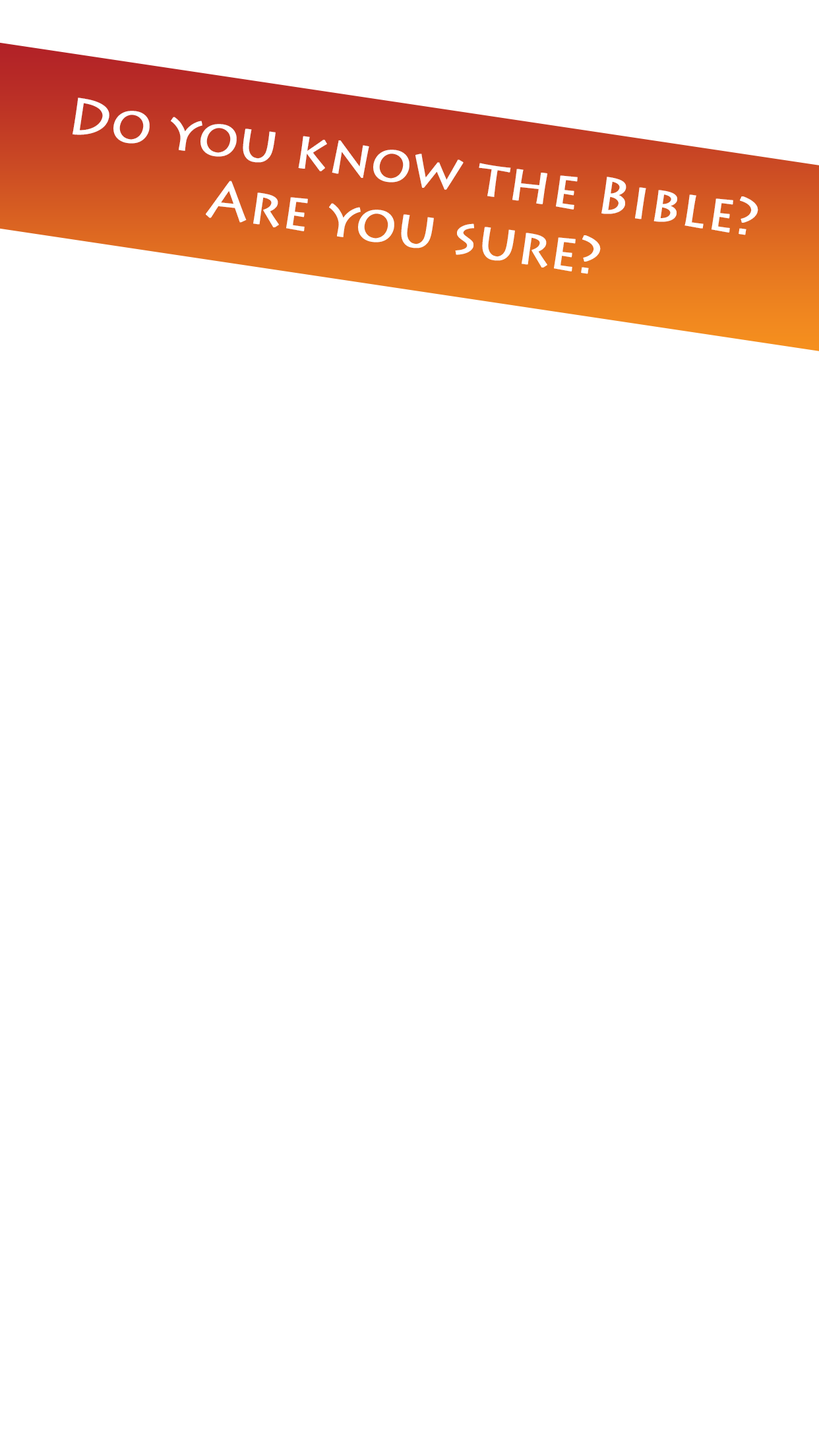
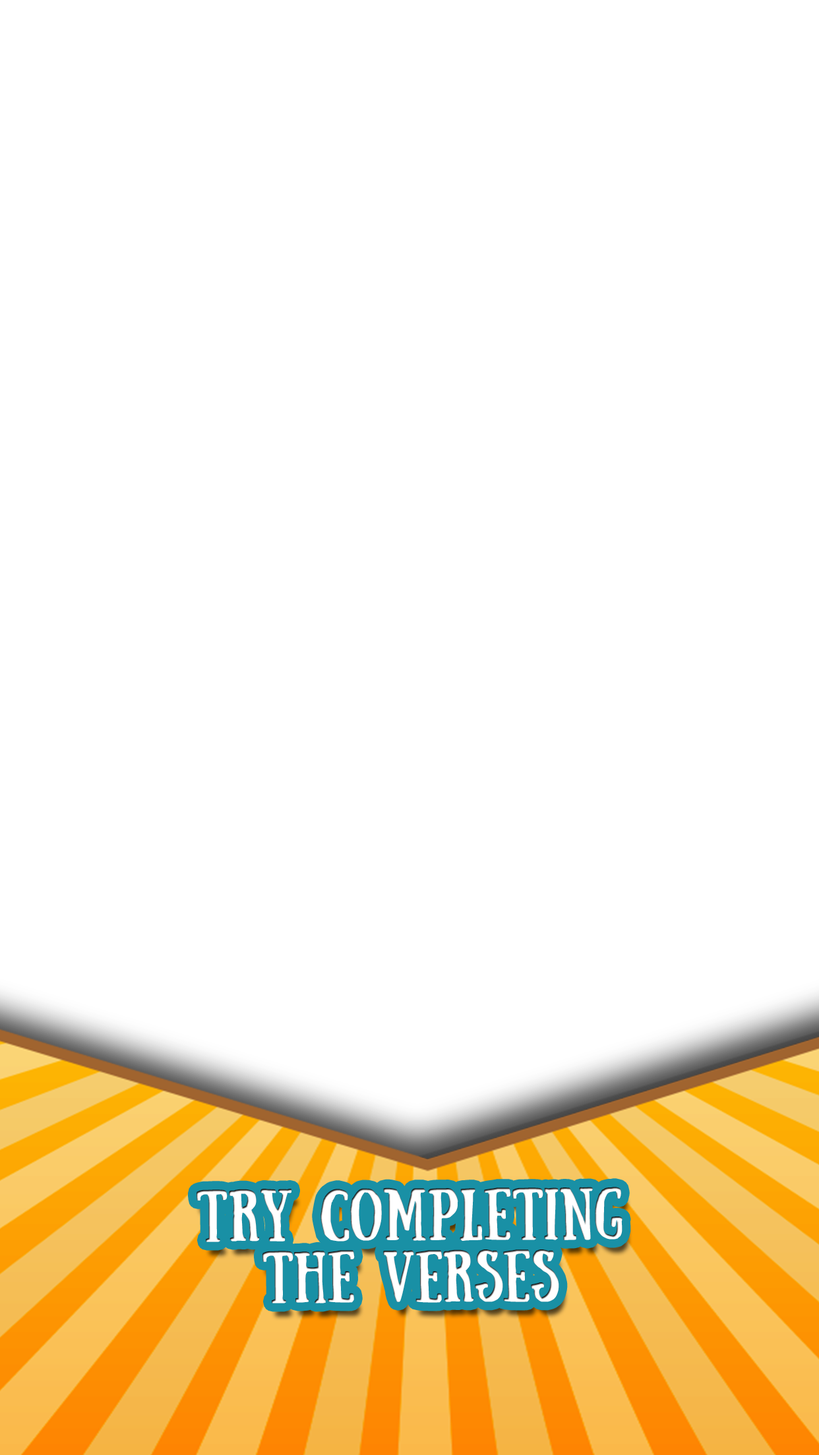
Before/after of a w=819, h=1455 layered artwork. What changed in the layer stack:
renamed "Do you know the Bible? Are you sure?" to "Do you know the bible? Are you sure?", hid it, painted on it over [72, 97, 758, 275]
showed "Try completing the verses", painted on it over [160, 1146, 623, 1318]
showed group "pt" (5 layers) over [0, 42, 819, 1455]
added layer "bg-store-title copy" in group "pt" over [0, 1028, 819, 1455]
hid "Rectangle 2 copy" over [0, 42, 819, 352]
